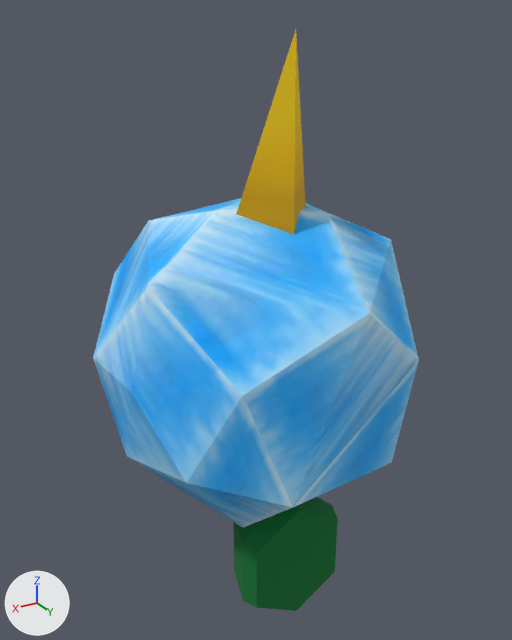
Two versions of the glTF model site/public/sm64ds/models/ice_donketu.glb, one commit apart.
Camera for both pictures: a 50 mm lens placed at (21.0, 34.4, 32.2), pointed at (-0.3, -1.2, 14.4). Every picture has the same lights, and +X, +Y and +Z are marked at lower left. The older version comes first. Vertices at exactly the same position are counted once.

In view in the first picture: 'ice_donketu'.
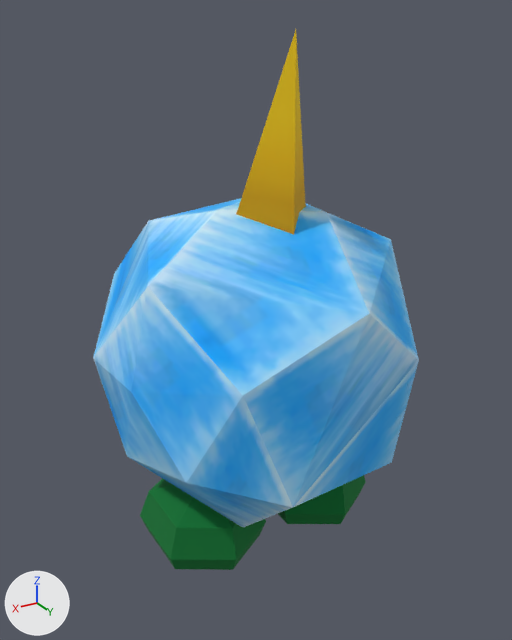
Edits to the bpy script that builds the scene:
```text
Change me_ice_donketu:
    used by ob_ice_donketu; location = (0.0, 0.0, 0.0)
    remove me_ice_donketu.from_pydata(...)  # 68 vertices, 126 faces; spans x -9.5..9.6, y -10.7..9.0, z -5.2..31.6
    add me_ice_donketu.from_pydata(...)  # 79 vertices, 132 faces; spans x -9.5..9.6, y -10.7..9.0, z 0.0..31.6
    me_ice_donketu part 1: a new loose piece of 19 vertices spanning x -7.7..-0.8, y -5.2..4.0, z 0.0..4.9, in mat_mat_ice_donketu1
    me_ice_donketu part 2: a new loose piece of 19 vertices spanning x 0.8..7.7, y -5.2..4.0, z 0.0..4.9, in mat_mat_ice_donketu1
    me_ice_donketu part 3: the loose piece of 27 vertices spanning x -3.5..3.5, y -0.3..4.6, z -5.2..4.0 is deleted
```

Location of each change, (x1, y1, x2, y2) in pixels of the pictures (512 x 640 px):
'ice_donketu', reshaped (7% shorter): before (93, 30, 419, 611); after (93, 30, 419, 570)
part 1 of me_ice_donketu, added (green): after (278, 475, 365, 524)
part 2 of me_ice_donketu, added (green): after (140, 478, 266, 570)
part 3 of me_ice_donketu, deleted (green): before (233, 497, 338, 611)
